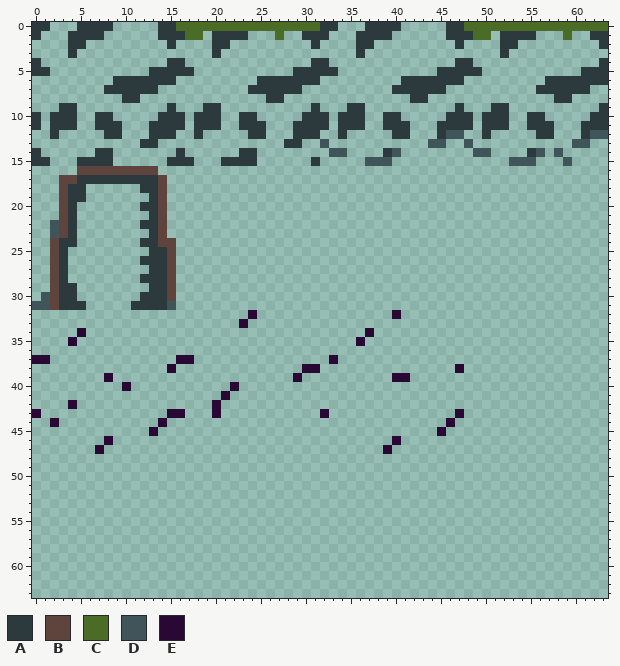
One commit to this pixel-art sprite: assets/tiles.png. Above is the file before it was changed.
The file is 64x64 pixels.
Palette (. is transparent): A #2c3a3d  B #5f443d  C #4b6c27  D #405559  E #290835
The same view after the edit:
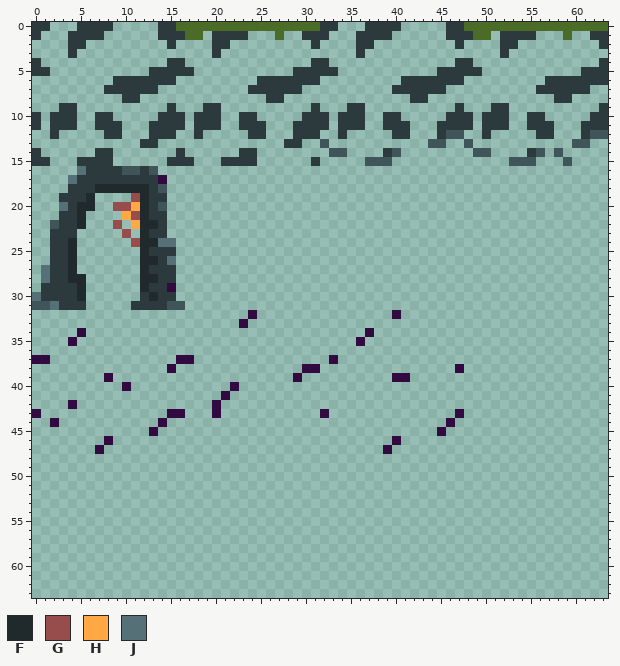
Colours new in this view: F #202a2c  G #984d4d  H #ffa844  J #557177
The exact change:
@@ palette @@
-E #290835
+E #330941
@@ x 0..18 @@
 15 AA...AAAA......AAA.
-16 .....BBBBBBBBB.....
-17 ...BBAAAAAAAAAB....
-18 ...BAA......AAB....
-19 ...BAA.......AB....
-20 ...BA.......AAB....
-21 ...BA........AB....
-22 ..DBA.......AAB....
-23 ..DBA........AB....
-24 ..BAA.......AABB...
-25 ..BA.........AAB...
-26 ..BA........AAAB...
-27 ..BA.........AAB...
-28 ..BA........AAAB...
-29 ..BAA........AAB...
-30 .DBAA.......AAAB...
-31 DDBAAA.....AAAAD...
+16 .....JAAAADDAD.....
+17 ....JAAAAAAAAAE....
+18 ....AAAFFFFFFAD....
+19 ...AAAF....GFAA....
+20 ...JAFF..GGHFAD....
+21 ...AAF....HGFAA....
+22 ..DAAF...G.HFFA....
+23 ..AAA.....G.FAA....
+24 ..AAF......GFFJJ...
+25 ..AAF.......FAAA...
+26 ..AAF.......FFAJ...
+27 .JAAF.......FAAA...
+28 .JAAFF......FFAA...
+29 .AAAAF......FAAE...
+30 JAAAAF......AFAA...
+31 DDJAAA.....AAAADD..
 32 ...................
Pixel boxes of the changes (left, top, right, bottom) in both pictures:
changed: (32, 166, 194, 373)
changed: (239, 310, 257, 328)
changed: (293, 310, 410, 418)
changed: (455, 364, 464, 373)
changed: (32, 373, 239, 454)
changed: (437, 409, 464, 436)
changed: (383, 436, 401, 454)
